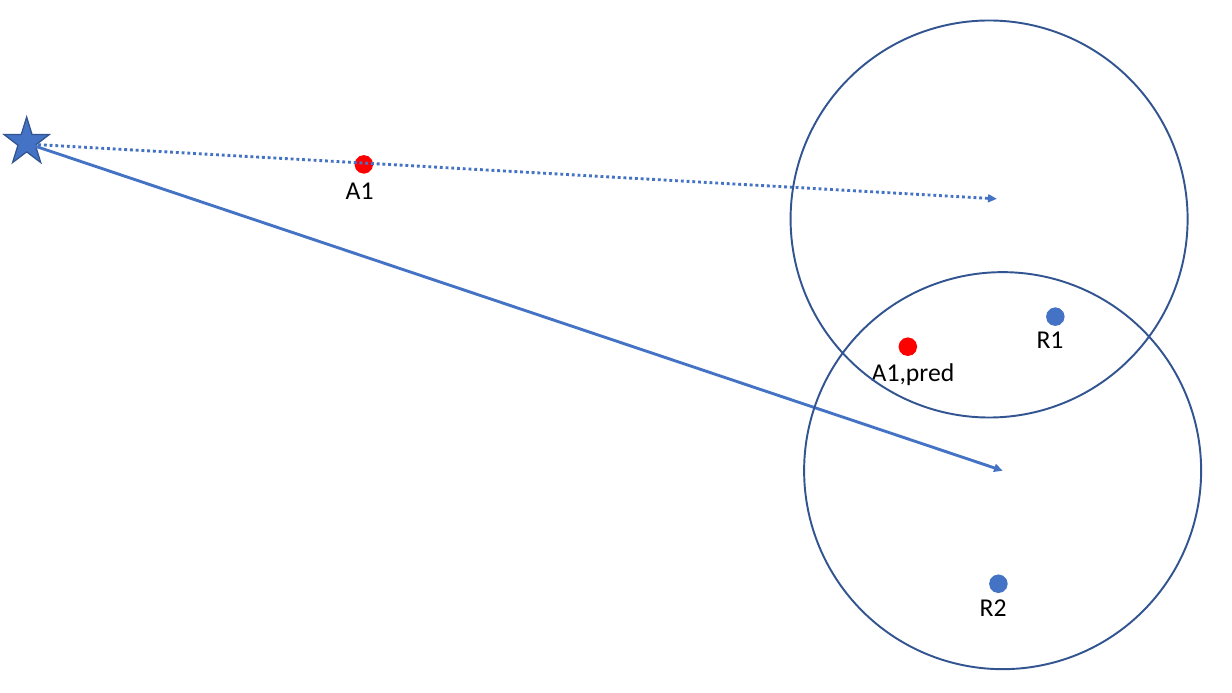
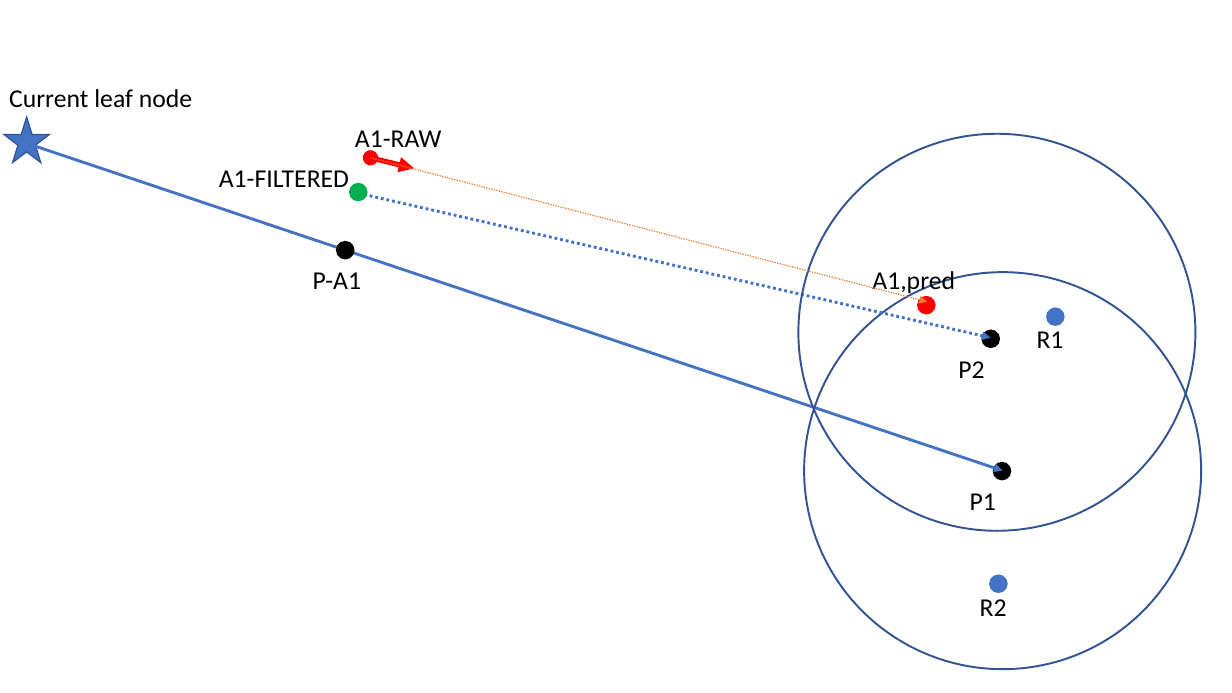
Before and after one commit to erikliland/TTK4900-LaTex, a slide deck: slide 1 of Figures/AIS_gating.pptx. Drawn at 1232x693 pixels with LibreOffice and Linux fonts; fonts in the diff are those of the drawing. Boxes give left, top, right and bottom in pixels: in the first picture for what was removed or moved away, otherwise in the second. Text is boxed around its words. In the diff, an @@ line names an element or a change of style, - is before the commit and + after.

```diff
--- a/Figures/AIS_gating.pptx
+++ b/Figures/AIS_gating.pptx
@@ text added at [9, 89, 192, 108], 20 pt, text #000000 @@
+Current leaf node
@@ text at [355, 130, 441, 153]: text changed @@
-A1
+A1-RAW
@@ ellipse: place and size @@
-ellipse at [791, 20, 1189, 418]
+ellipse at [799, 134, 1196, 531]
@@ text added at [219, 170, 349, 187], 20 pt, text #000000 @@
+A1-FILTERED
@@ double arrow added from (371, 158) to (414, 168), #FF0000 4 pt @@
@@ arrow added from (371, 158) to (927, 302), #ED7D31 1 pt dashed @@
@@ ellipse: place and size @@
-ellipse at [355, 155, 373, 174]
+ellipse at [349, 183, 368, 201]
@@ ellipse at [349, 183, 368, 201]: fill #FF0000 to #00B050 @@
@@ arrow moved from (27, 144) - (997, 199) to (359, 193) - (991, 337) @@
@@ ellipse added at [336, 241, 355, 260], fill #000000 @@
@@ text "A1,pred": place and size @@
-text "A1,pred" at [872, 363, 955, 387]
+text "A1,pred" at [872, 271, 955, 295]
@@ text added at [313, 272, 361, 289], 20 pt, text #000000 @@
+P-A1
@@ ellipse: place and size @@
-ellipse at [898, 337, 917, 356]
+ellipse at [917, 296, 935, 314]
@@ ellipse added at [982, 330, 1000, 348], fill #000000 @@
@@ text added at [958, 361, 984, 378], 20 pt, text #000000 @@
+P2
@@ ellipse added at [993, 462, 1011, 481], fill #000000 @@
@@ text added at [970, 493, 996, 510], 20 pt, text #000000 @@
+P1
```
Also in this commit, not shown: 5 other files.
